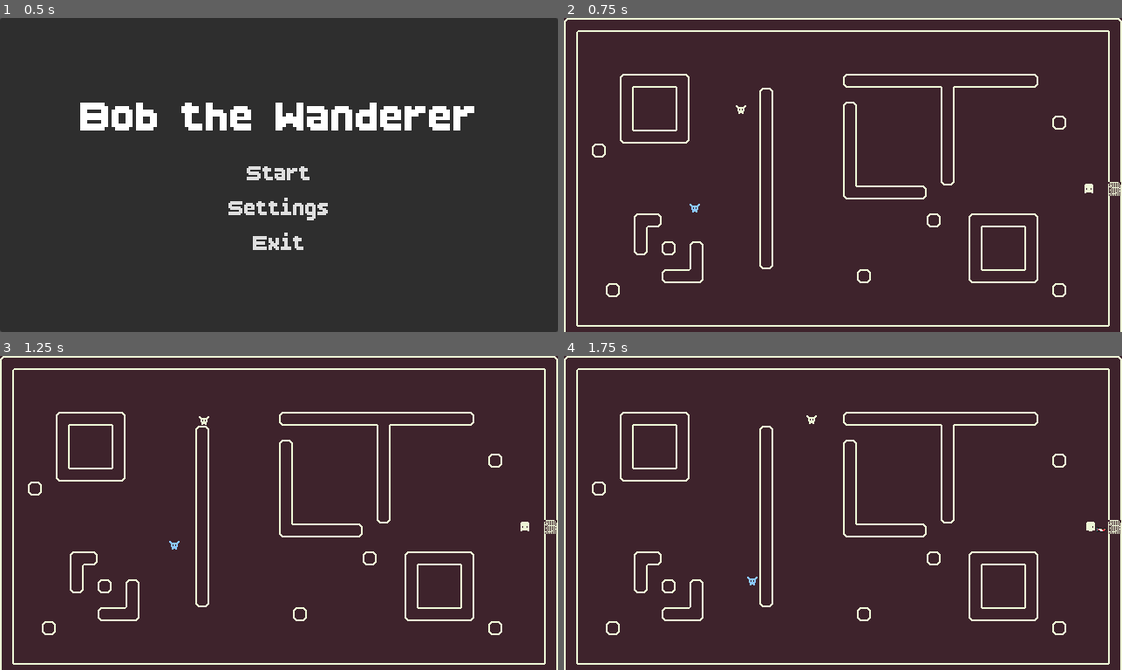
Above: before the commit, frames 1-4 (two rows, left to right).
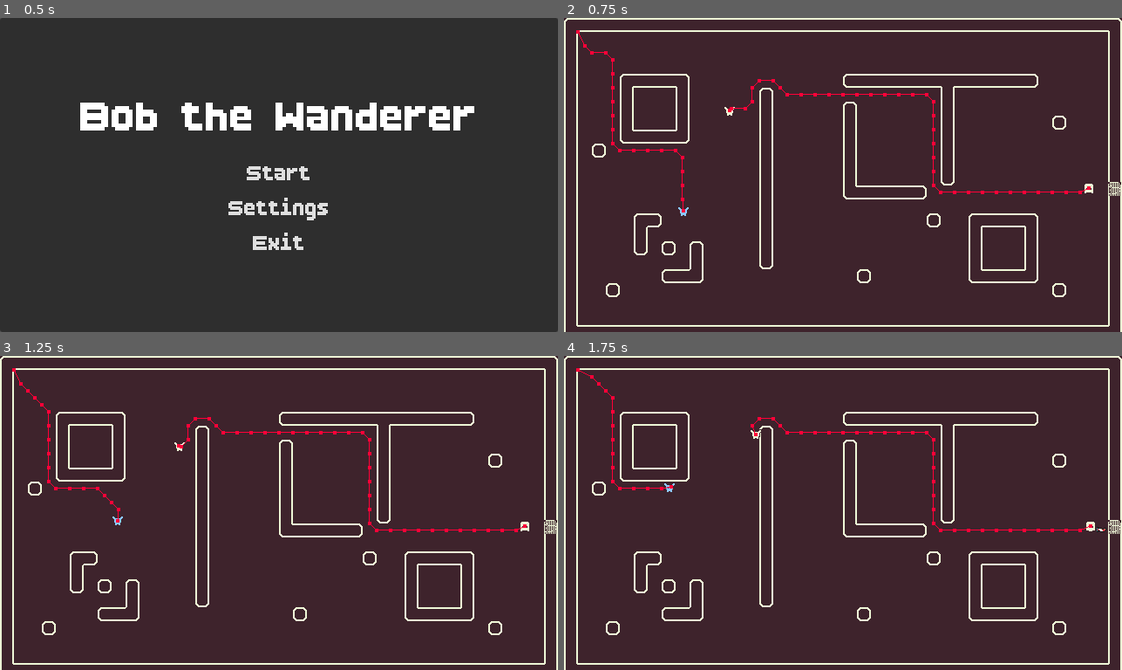
Above: after the commit, the same moments.

Repository: yncynotdev/bob-the-wanderer
Game: Godot game, scene res://main_scene.tscn
Same seed, same stepped clock (60 frames per second), same inputs: the game is played once before the commit and once after it.
Inputs:
- Up to frame 1 (0.5 s): no input
- Up to frame 2 (0.75 s): click "Start" at 0.5 s
- Up to frame 3 (1.25 s): no input
- Up to frame 4 (1.75 s): hold D (right) from 1.28 s (still down); hold Space (attack) from 1.28 s (still down)

Frame 1 is identical in both runs. In frame 2, 0.8% of the frame differs, in the area x 2-95%, y 3-64%; in frame 3, 0.7%; in frame 4, 0.7%.

Commit message:
improve: navigation paths   - wip key_goblin player avoidance

Diff:
--- /dev/null
+++ b/entities/enemy/key_goblin/key_goblin.gd
@@ -0,0 +1,24 @@
+class_name KeyGoblin
+extends EnemyBase
+
+func _ready() -> void:
+	init_enemy()
+
+
+# TODO: Add more polished player avoidance
+func state_chase(delta: float) -> void:
+	animation_direction("move")
+
+	set_movement_target(-player.global_position)
+
+	navigation_logic(delta)
+
+	# if navigation_agent_2d.avoidance_enabled:
+	# 	navigation_agent_2d.set_velocity_forced(direction)
+	# else:
+	# 	_on_velocity_computed(direction)
+
+	move_and_slide()
+
+	if is_hit:
+		change_state(State.HIT)
--- a/entities/enemy/key_goblin/key_goblin.tscn
+++ b/entities/enemy/key_goblin/key_goblin.tscn
@@ -1,15 +1,23 @@
 [gd_scene format=3 uid="uid://cup0j3te6wi1h"]
 
 [ext_resource type="PackedScene" uid="uid://b2ndn0ybwmrf4" path="res://shared/enemy/enemy_base.tscn" id="1_lxco4"]
+[ext_resource type="Script" uid="uid://4tf0c1giew5j" path="res://entities/enemy/key_goblin/key_goblin.gd" id="2_gdi15"]
 [ext_resource type="SpriteFrames" uid="uid://mrfmiqw634sn" path="res://entities/enemy/key_goblin/key_goblin_sprite_frame.tres" id="2_n5a2e"]
 [ext_resource type="Resource" uid="uid://c85qt74d5n4x6" path="res://entities/enemy/key_goblin/key_goblin.tres" id="2_ucnjc"]
 [ext_resource type="Script" uid="uid://c7ifvqyitooux" path="res://shared/loot/loot.gd" id="3_gmvw5"]
 [ext_resource type="PackedScene" uid="uid://cnqbbnfw08j10" path="res://pick_up/key/key.tscn" id="3_yn5sa"]
+[ext_resource type="Shader" uid="uid://dsromrqqfirbp" path="res://shared/fx/flash/flash.gdshader" id="6_vdbfh"]
 
 [sub_resource type="Resource" id="Resource_yn5sa"]
 script = ExtResource("3_gmvw5")
 loot_scene = ExtResource("3_yn5sa")
 metadata/_custom_type_script = "uid://c7ifvqyitooux"
+
+[sub_resource type="ShaderMaterial" id="ShaderMaterial_sy18s"]
+resource_local_to_scene = true
+shader = ExtResource("6_vdbfh")
+shader_parameter/flash_color = Color(1, 1, 1, 1)
+shader_parameter/flash_pct = 0.0
 
 [sub_resource type="CapsuleShape2D" id="CapsuleShape2D_n5a2e"]
 radius = 4.0
@@ -22,10 +30,12 @@
 size = Vector2(16, 13)
 
 [node name="KeyGoblin" unique_id=2147005555 instance=ExtResource("1_lxco4")]
+script = ExtResource("2_gdi15")
 status = ExtResource("2_ucnjc")
 loot = SubResource("Resource_yn5sa")
 
 [node name="AnimatedSprite2D" parent="." index="0" unique_id=249710695]
+material = SubResource("ShaderMaterial_sy18s")
 sprite_frames = ExtResource("2_n5a2e")
 animation = &"idle_down"
 autoplay = "idle_down"
--- a/shared/enemy/enemy_base.gd
+++ b/shared/enemy/enemy_base.gd
@@ -34,18 +34,21 @@
 
 var direction: Vector2
 
+var movement_delta: float
+
 var health: float
 
 enum State {
 	IDLE,
-	MOVE,
+	SCATTER,
+	CHASE,
 	HIT,
 	DEAD,
 }
 
 var is_hit: bool = false
 
-var current_state = State.MOVE
+var current_state = State.CHASE
 
 
 func change_state(new_state: State) -> void:
@@ -59,12 +62,12 @@
 	init_enemy()
 
 
-func _physics_process(_delta: float) -> void:
+func _physics_process(delta: float) -> void:
 	match current_state:
 		State.IDLE:
 			state_idle()
-		State.MOVE:
-			state_move()
+		State.CHASE:
+			state_chase(delta)
 		State.HIT:
 			state_hit()
 		State.DEAD:
@@ -82,30 +85,52 @@
 		health = health_component.health
 
 
+func set_movement_target(movement_target: Vector2) -> void:
+	navigation_agent_2d.set_target_position(movement_target)
+
+
 func state_idle() -> void:
 	velocity = Vector2.ZERO
 
 	animation_direction('idle')
 
+	change_state(State.CHASE)
+
 	move_and_slide()
 
 	if is_hit:
 		change_state(State.HIT)
 
 
-func state_move() -> void:
-	if !navigation_agent_2d.is_target_reached():
-		direction = to_local(navigation_agent_2d.get_next_path_position()).normalized()
-
-	velocity = direction * status.current_speed
-	navigation_agent_2d.target_position = player.global_position
-
+func state_chase(delta: float) -> void:
 	animation_direction("move")
 
-	move_and_slide()
+	set_movement_target(player.global_position)
+
+	navigation_logic(delta)
+
+	# if navigation_agent_2d.avoidance_enabled:
+	# 	navigation_agent_2d.set_velocity_forced(direction)
+	# else:
+	# 	_on_velocity_computed(direction)
 
 	if is_hit:
 		change_state(State.HIT)
+
+
+func navigation_logic(delta: float) -> void:
+	if NavigationServer2D.map_get_iteration_id(navigation_agent_2d.get_navigation_map()) == 0:
+		return
+
+	if navigation_agent_2d.is_navigation_finished():
+		return
+
+	var next_path_position: Vector2 = navigation_agent_2d.get_next_path_position()
+	direction = global_position.direction_to(next_path_position)
+
+	if navigation_agent_2d.is_target_reached() == false:
+		velocity = velocity.lerp(direction * status.current_speed, delta)
+		move_and_slide()
 
 
 func state_hit() -> void:
Not shown, added: entities/enemy/key_goblin/key_goblin.gd.uid
